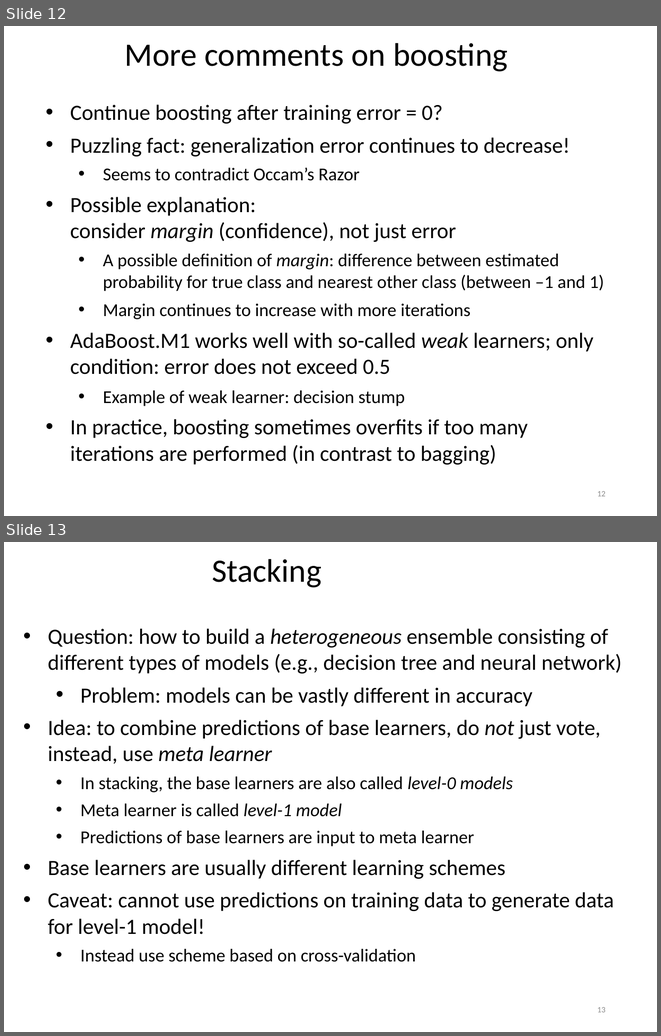
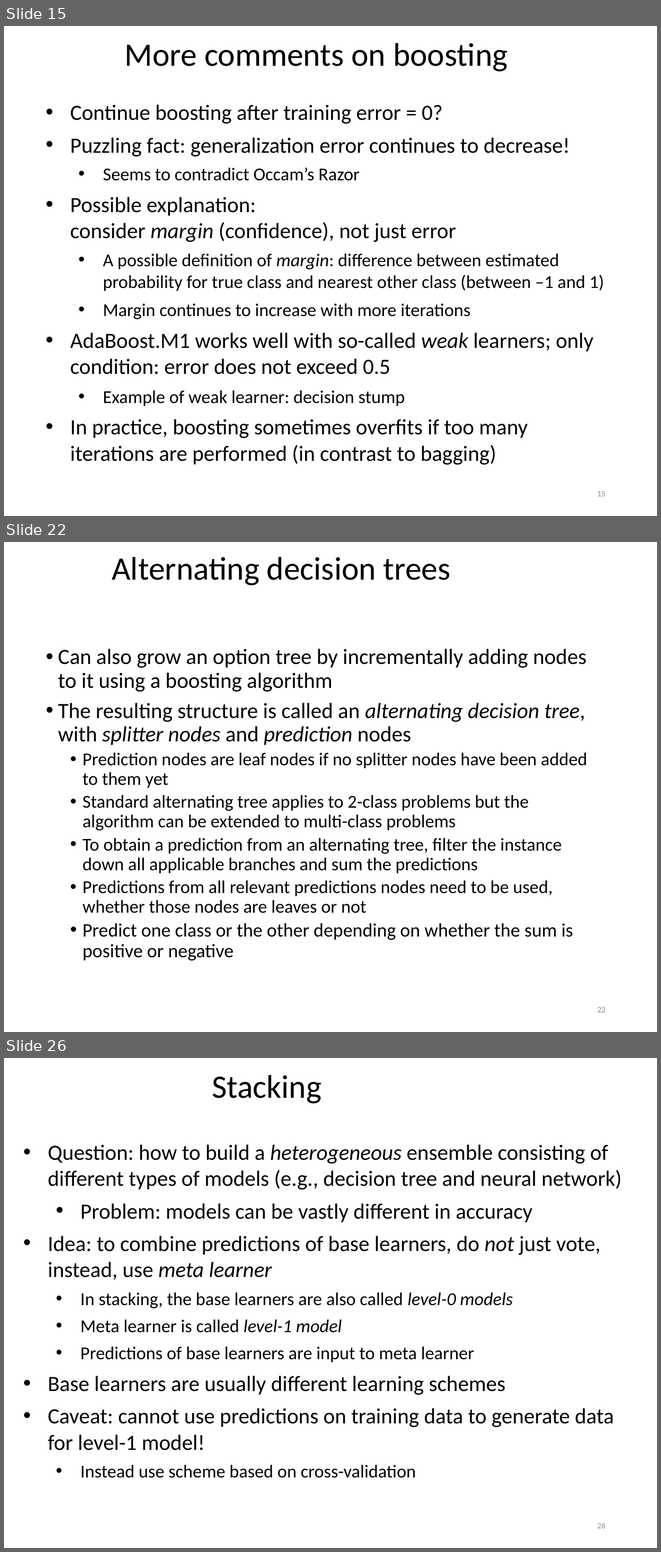
Before and after one commit to khaledmrasheed/khaledmrasheed.github.io, a slide deck: DMcourse/Chapter12.pptx. Shown one above the other, each under a label of ours: slides 12 and 13 before the commit, slides 15, 22 and 26 after it; the slides between them are not shown. The pictures are 661x1036 and 661x1552 pixels, drawn with LibreOffice and Linux fonts; fonts in the diff are those of the drawing. Boxes give left, top, right and bottom in pixels: in the first picture for what was removed or moved away, otherwise in the second. Text is boxed around its words. In the diff, an @@ line names an element or a change of style, - is before the commit and + after.

```diff
--- a/DMcourse/Chapter12.pptx
+++ b/DMcourse/Chapter12.pptx
@@ slide 22 added at (4,542,657,1032), background #FFFFFF @@
@@ title added at (112,557,451,585), 36 pt, text #000000 @@
+Alternating decision trees
@@ text added at (58,649,587,960), 20 pt, text #000000 @@
+• Can also grow an option tree by incrementally adding nodes to it using a boosting algorithm
+• The resulting structure is called an alternating decision tree, with splitter nodes and prediction nodes
+  • Prediction nodes are leaf nodes if no splitter nodes have been added to them yet
+  • Standard alternating tree applies to 2-class problems but the algorithm can be extended to multi-class problems
+  • To obtain a prediction from an alternating tree, filter the instance down all applicable branches and sum the predictions
+  • Predictions from all relevant predictions nodes need to be used, whether those nodes are leaves or not
+  • Predict one class or the other depending on whether the sum is positive or negative
@@ page number added at (597,1007,606,1012), 9 pt, text #8C8C8C @@
+22
@@ what was slide 12 is now slide 15 @@
@@ page number at (597,491,606,496): text changed @@
-12
+15
@@ what was slide 13 is now slide 26 @@
@@ page number at (597,1522,606,1528): text changed @@
-13
+26
```
Also in this commit, not shown: 3 slides changed, 12 other slides added.
